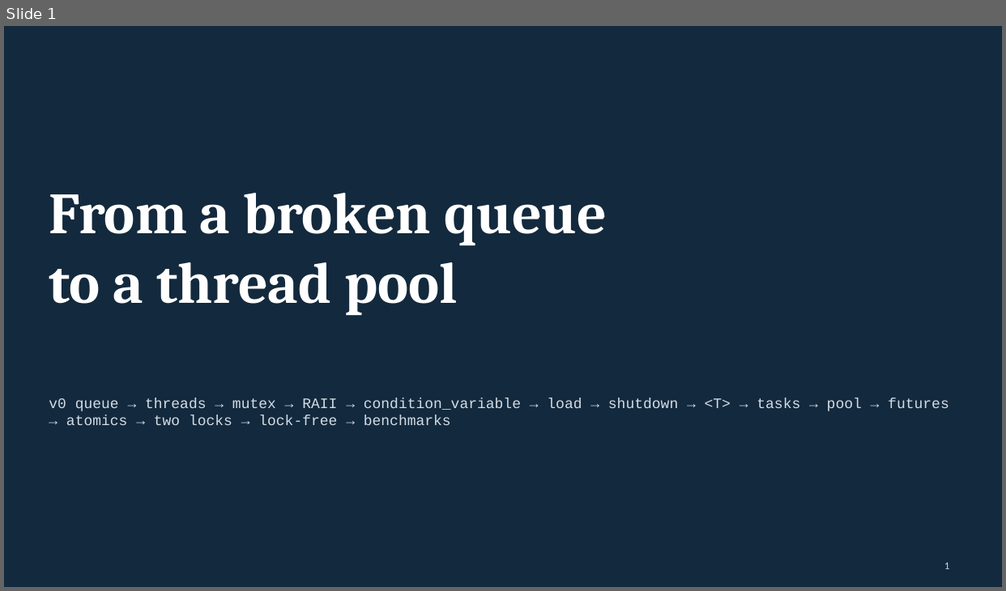
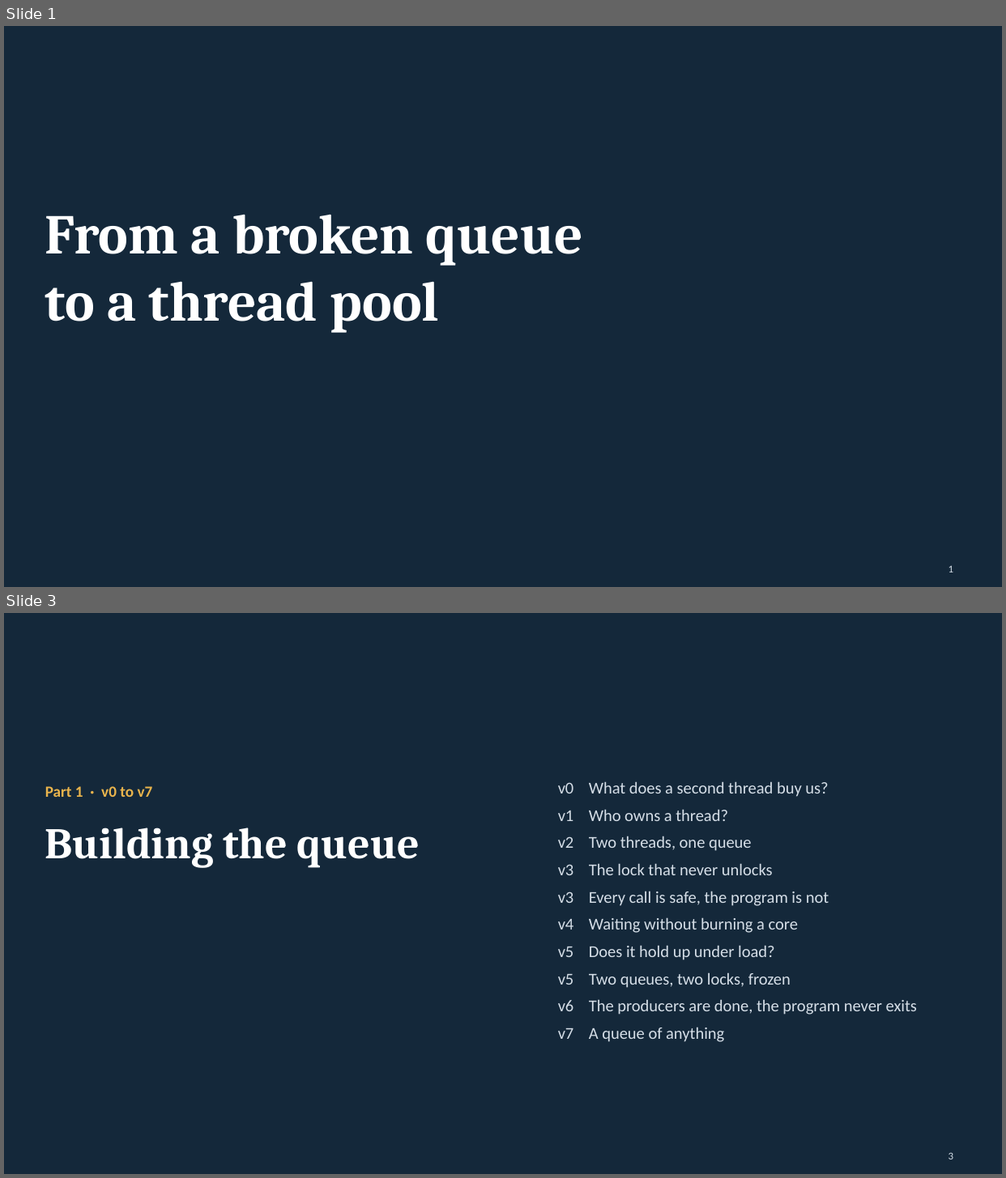
Before and after one commit to Kumarutkarsh9470/Project, a slide deck: Queue_Course.pptx. Shown one above the other, each under a label of ours: slide 1 before the commit, slides 1 and 3 after it; the slides between them are not shown. The pictures are 1006x591 and 1006x1178 pixels, drawn with LibreOffice and Linux fonts; fonts in the diff are those of the drawing. Boxes give left, top, right and bottom in pixels: in the first picture for what was removed or moved away, otherwise in the second. Text is boxed around its words. In the diff, an @@ line names an element or a change of style, - is before the commit and + after.

```diff
--- a/Queue_Course.pptx
+++ b/Queue_Course.pptx
@@ slide 3 added at box(4, 613, 1002, 1174), background #14283A @@
@@ text added at box(558, 781, 917, 1042), 16 pt, text #D5DEE7 @@
+v0 What does a second thread buy us?
+v1 Who owns a thread?
+v2 Two threads, one queue
+v3 The lock that never unlocks
+v3 Every call is safe, the program is not
+v4 Waiting without burning a core
+v5 Does it hold up under load?
+v5 Two queues, two locks, frozen
+v6 The producers are done, the program never exits
+v7 A queue of anything
@@ text added at box(45, 786, 153, 797), 15 pt, text #E9B44C, bold @@
+Part 1 · v0 to v7
@@ text added at box(45, 828, 420, 868), 42 pt, text #FFFFFF, bold @@
+Building the queue
@@ page number added at box(948, 1152, 953, 1160), 10 pt, text #D5DEE7 @@
+3
@@ slide 1 changed as well @@
@@ background #13293D to #14283A @@
@@ text "From a broken queue": place and size @@
-text "From a broken queue" at box(49, 193, 607, 315)
+text "From a broken queue" at box(45, 214, 583, 333)
@@ text "From a broken queue" at box(45, 214, 583, 333): size 56 to 54 pt @@
@@ text removed at box(49, 398, 949, 425) @@
-v0 queue → threads → mutex → RAII → condition_variable → load → shutdown → <T> → tasks → pool → futures → atomics → two locks → lock-free → benchmarks
@@ page number at box(948, 565, 953, 573): text colour #D3DCE5 to #D5DEE7 @@
```
Also in this commit, not shown: 10 other slides changed, 62 other slides added, 80 slides removed, 10 other files.
